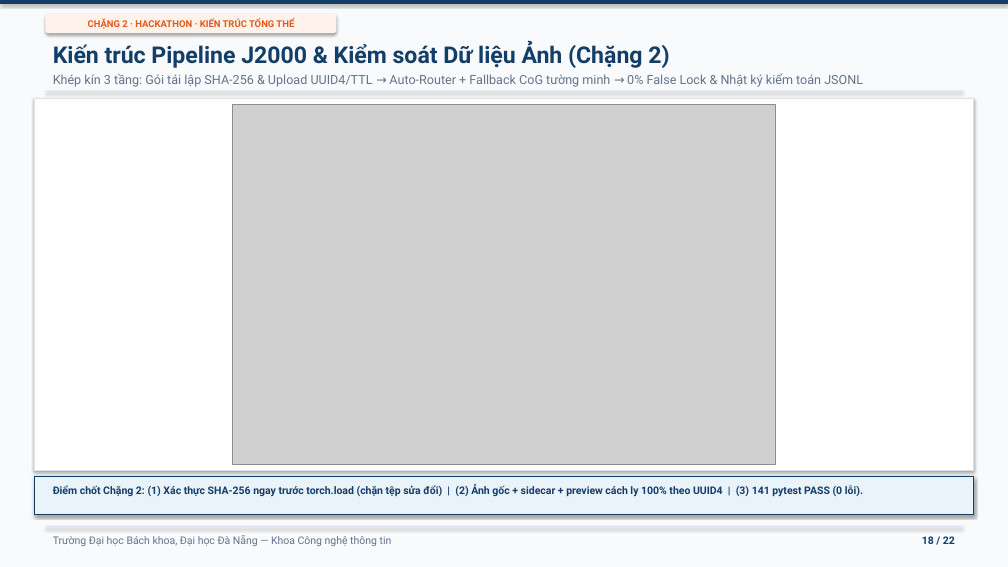
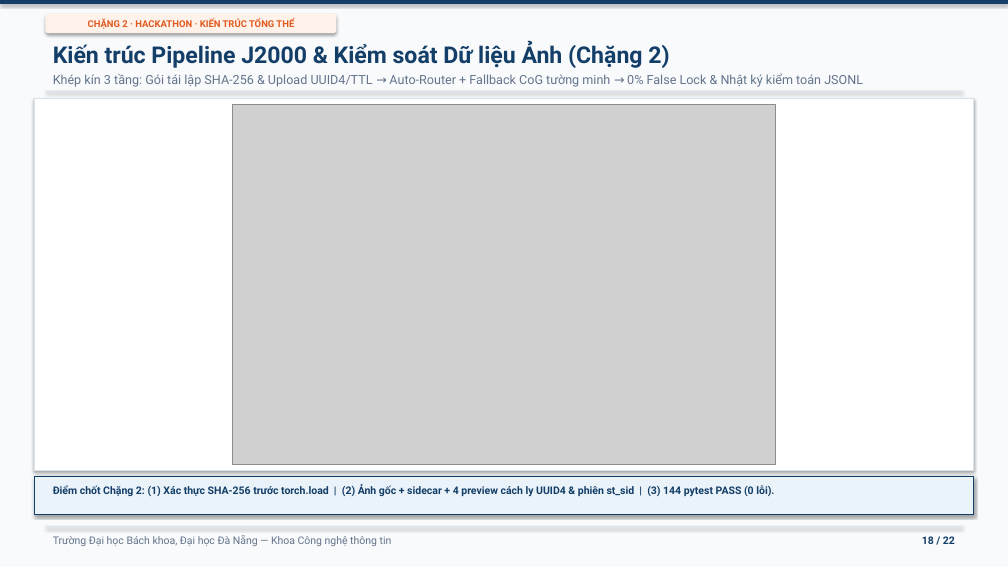
Before and after one commit to hoangtranduchai/star-tracker, a slide deck: slide 18 of AI2026_Portfolio/AI2026_SLIDE_THUYET_TRINH.pptx. Drawn at 1008x567 pixels with LibreOffice and Linux fonts; fonts in the diff are those of the drawing; grey boxes stand for pictures. Boxes give left, top, right and bottom in pixels: in the first picture for what was removed or moved away, otherwise in the second. Text is boxed around its words. In the diff, an @@ line names an element or a change of style, - is before the commit and + after.

```diff
--- a/AI2026_Portfolio/AI2026_SLIDE_THUYET_TRINH.pptx
+++ b/AI2026_Portfolio/AI2026_SLIDE_THUYET_TRINH.pptx
@@ text at [53, 484, 774, 496]: text changed @@
-Điểm chốt Chặng 2: (1) Xác thực SHA-256 ngay trước torch.load (chặn tệp sửa đổi) | (2) Ảnh gốc + sidecar + preview cách ly 100% theo UUID4 | (3) 141 pytest PASS (0 lỗi).
+Điểm chốt Chặng 2: (1) Xác thực SHA-256 trước torch.load | (2) Ảnh gốc + sidecar + 4 preview cách ly UUID4 & phiên st_sid | (3) 144 pytest PASS (0 lỗi).
```
Also in this commit, not shown: 1 other slide changed, 7 other files.
